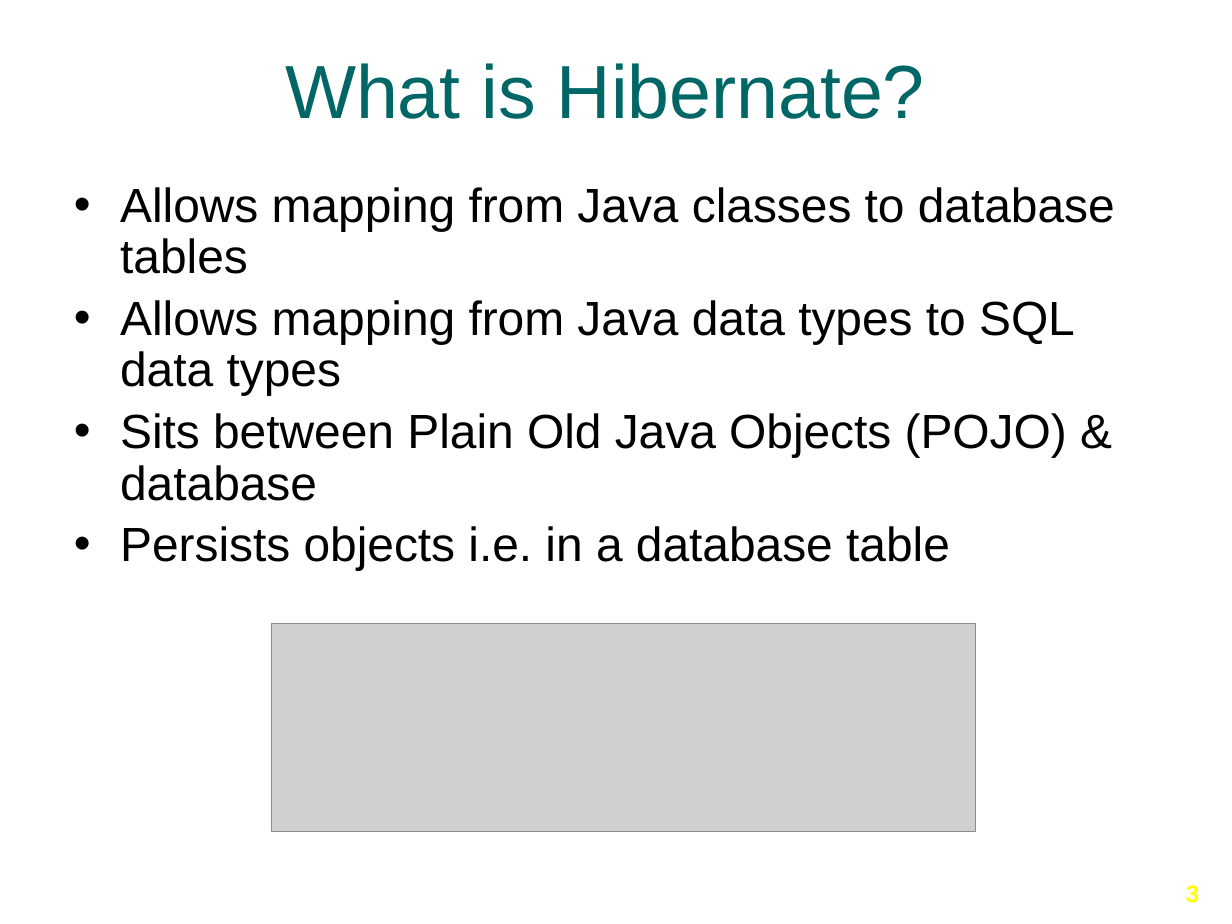
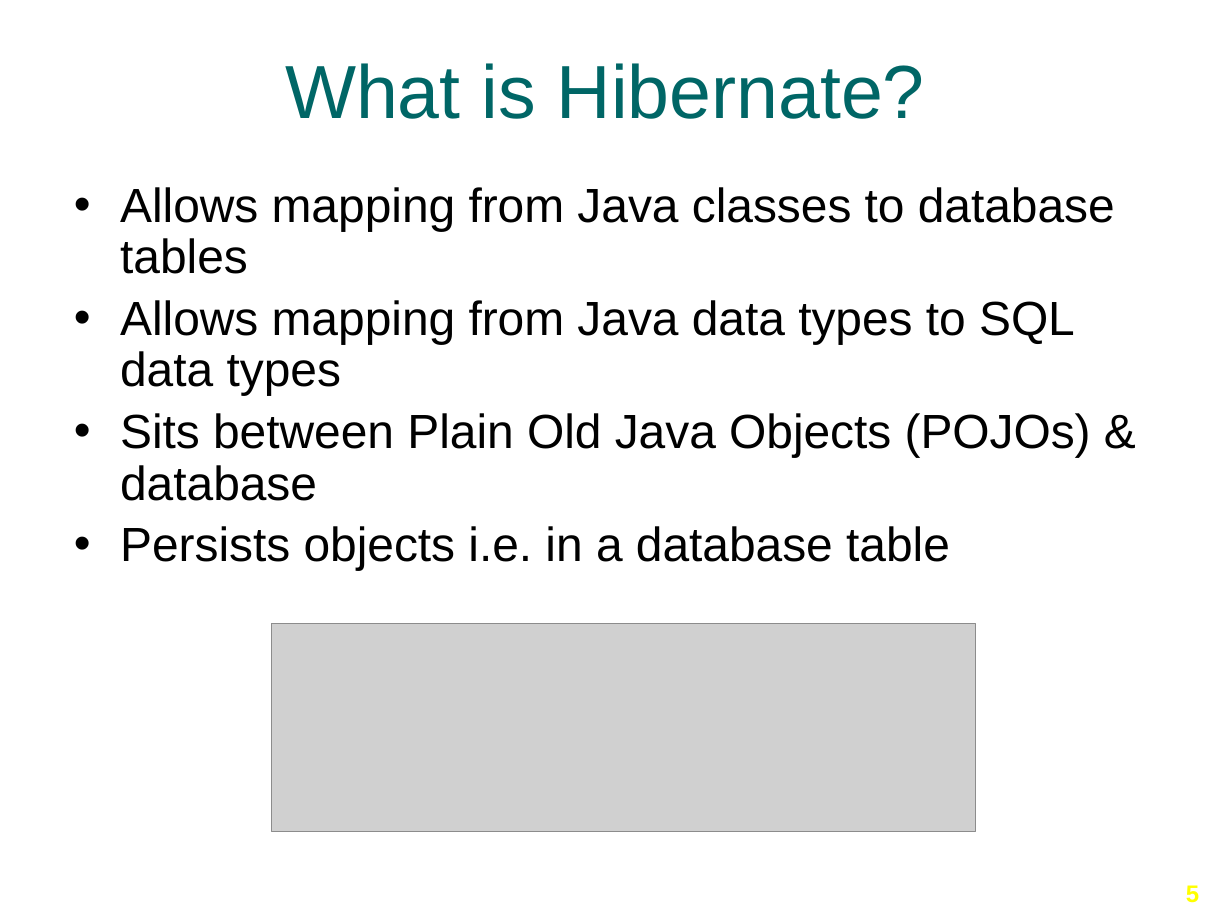
Before and after one commit to Ansilacerda/CIT360-Portfolio, a slide deck: slide 5 of Presentations/Hibernate/Hibernate-Part-1.pptx (slide 3 before the commit). Drawn at 1232x924 pixels with LibreOffice and Linux fonts; fonts in the diff are those of the drawing; grey boxes stand for pictures; background and template pictures are left out. Boxes give left, top, right and bottom in pixels: in the first picture for what was removed or moved away, otherwise in the second. Text is boxed around its words. In the diff, an @@ line names an element or a change of style, - is before the commit and + after.

```diff
--- a/Presentations/Hibernate/Hibernate-Part-1.pptx
+++ b/Presentations/Hibernate/Hibernate-Part-1.pptx
@@ text at [120, 413, 1091, 501]: text changed @@
-• Sits between Plain Old Java Objects (POJO) & database
+• Sits between Plain Old Java Objects (POJOs) & database
@@ page number at [1186, 885, 1199, 903]: text changed @@
-3
+5
```
Also in this commit, not shown: 2 other slides changed, 6 slides added, 1 slide removed.
